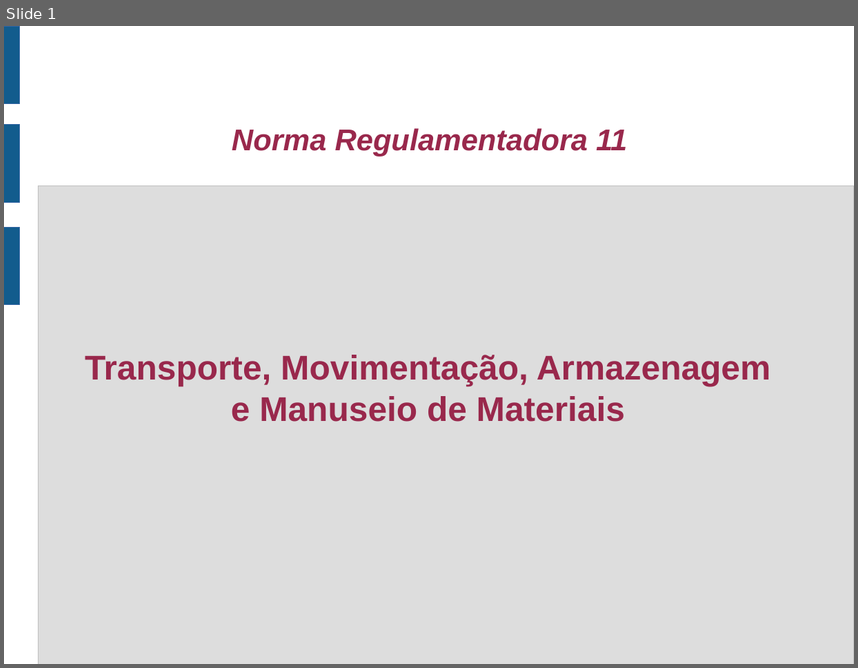
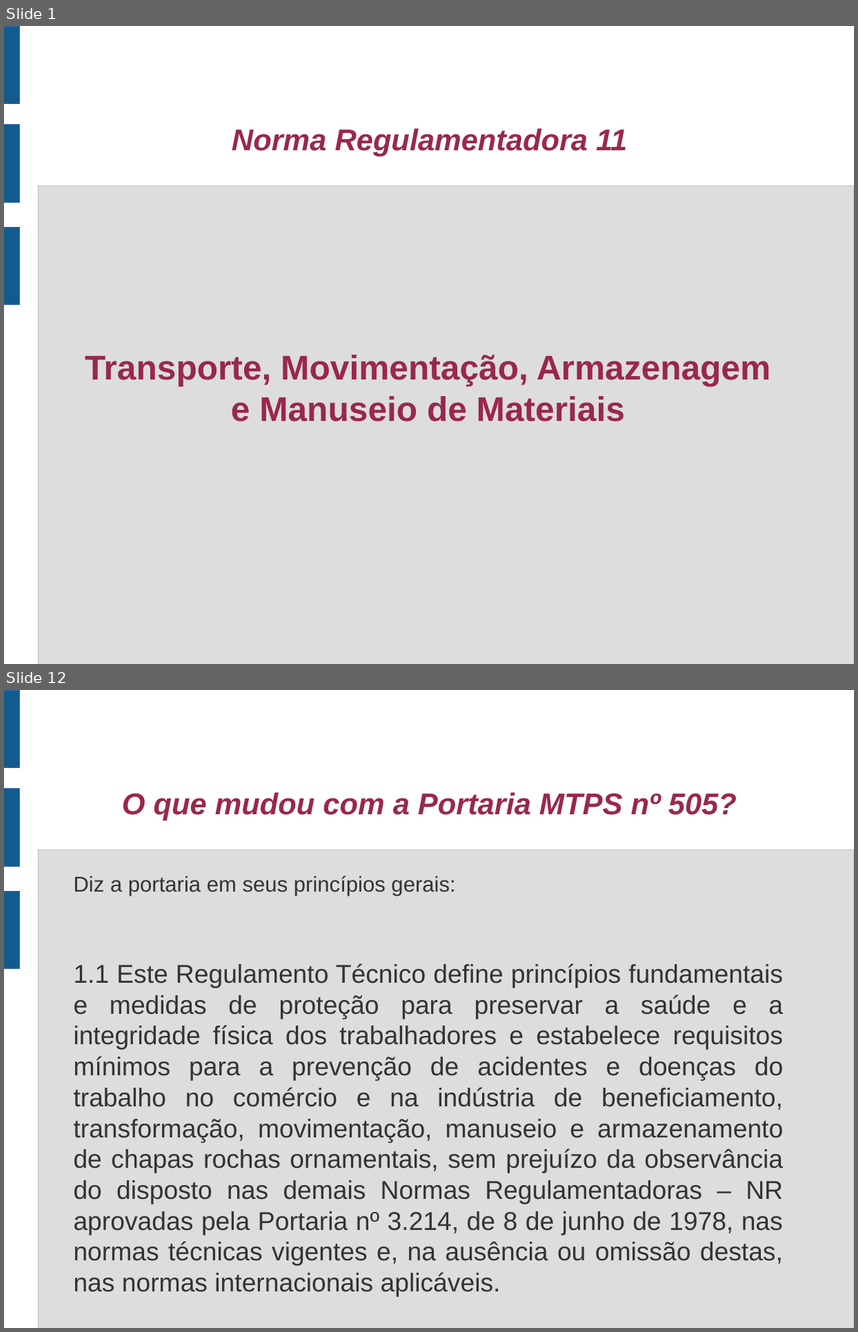
Before and after one commit to jharbes/SEGURANCA-INDUSTRIAL, a slide deck: material_NR11/apresentacaoNR11.odp. Shown one above the other, each under a label of ours: slide 1 before the commit, slides 1 and 12 after it; the slides between them are not shown. The pictures are 858x668 and 858x1332 pixels, drawn with LibreOffice and Linux fonts; fonts in the diff are those of the drawing. Boxes give left, top, right and bottom in pixels: in the first picture for what was removed or moved away, otherwise in the second. Text is boxed around its words. In the diff, an @@ line names an element or a change of style, - is before the commit and + after.

```diff
--- a/material_NR11/apresentacaoNR11.odp
+++ b/material_NR11/apresentacaoNR11.odp
@@ slide 12 added at bbox=[4, 690, 854, 1328], background #FFFFFF; not listed: 4 template elements that a slide beside it also shows @@
@@ title added at bbox=[122, 792, 737, 820], 28 pt, text #99284C, bold, italic @@
+O que mudou com a Portaria MTPS nº 505?
@@ text added at bbox=[74, 876, 783, 1265], 24 pt, text #333333 @@
+Diz a portaria em seus princípios gerais:
+1.1 Este Regulamento Técnico define princípios fundamentais e medidas de proteção para preservar a saúde e a integridade física dos trabalhadores e estabelece requisitos mínimos para a prevenção de acidentes e doenças do trabalho no comércio e na indústria de beneficiamento, transformação, movimentação, manuseio e armazenamento de chapas rochas ornamentais, sem prejuízo da observância do disposto nas demais Normas Regulamentadoras – NR aprovadas pela Portaria nº 3.214, de 8 de junho de 1978, nas normas técnicas vigentes e, na ausência ou omissão destas, nas normas internacionais aplicáveis.
```
Also in this commit, not shown: 3 slides changed, 11 other slides added, 5 slides removed, 2 other files.
